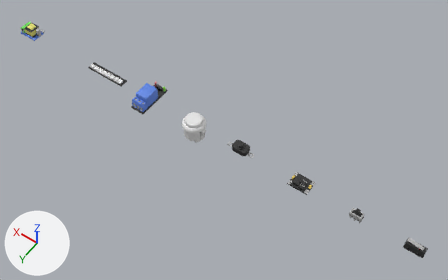
A saved change to the Blender file electronics.blend.
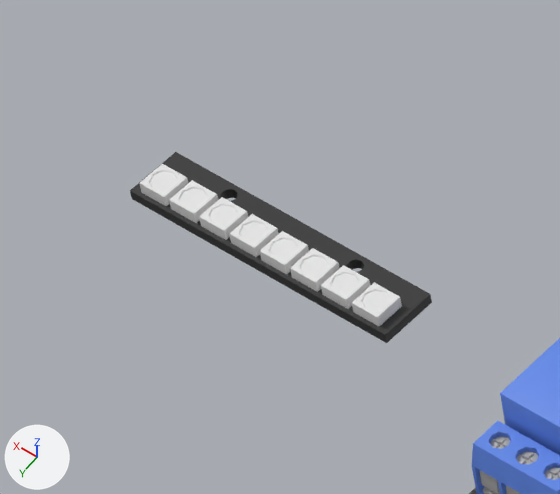
The first picture shows the older version from a 50 mm lens placed at (-5.23, 3.3, 5.19), pointed at (-2.81, -0.09, -0.13). The close-ups show both versions on the part from 16% to 32% of the width and 15% to 38% of the height of that picture; other places that the commit changed are outside them. The lights are fixed; the arrows at lower left show +X, +Y and +Z.

Names of what the first close-up shows: 'neopixel_line8', 'rele2.5kW'.
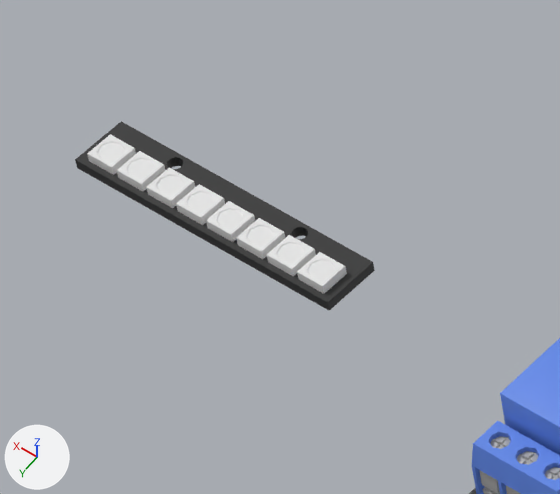
Pixel boxes [x1, y1, x2, y2] of what changed, in the close-ups (560 x 494 px; the box of a moved part takes in the faces that stretch with it):
'neopixel_line8', reshaped, moved
    before: [130, 152, 432, 343]
    after: [75, 121, 375, 311]
part 1 of me_plane_003, moved or reshaped
    before: [352, 282, 402, 326]
    after: [297, 252, 347, 294]
part 2 of me_plane_003, moved or reshaped
    before: [321, 265, 370, 309]
    after: [267, 235, 316, 277]
part 3 of me_plane_003, moved or reshaped
    before: [290, 248, 340, 292]
    after: [236, 218, 285, 259]
part 4 of me_plane_003, moved or reshaped
    before: [260, 231, 309, 274]
    after: [206, 201, 255, 242]
part 5 of me_plane_003, moved or reshaped
    before: [229, 214, 278, 257]
    after: [176, 184, 225, 225]
part 6 of me_plane_003, moved or reshaped
    before: [199, 197, 248, 240]
    after: [146, 167, 195, 208]
part 7 of me_plane_003, moved or reshaped
    before: [169, 180, 218, 223]
    after: [117, 151, 166, 191]
part 8 of me_plane_003, moved or reshaped
    before: [139, 164, 188, 206]
    after: [87, 134, 136, 175]
part 9 of me_plane_003, moved or reshaped
    before: [130, 152, 430, 335]
    after: [75, 121, 372, 302]

Diff of the bpy script that builds the scene:
```diff
--- a/electronics.blend.py
+++ b/electronics.blend.py
@@ me_plane_003 @@
 # used by ob_neopixel_line8; location = (-1.219, 0.0, 0.0)
-me_plane_003.from_pydata(...)  # 408 vertices, 330 faces; spans x -0.252..0.252, y -0.05..0.05, z 0.0..0.038
+me_plane_003.from_pydata(...)  # 408 vertices, 330 faces; spans x -0.252..0.252, y -0.05..0.05, z 0.0..0.034
+# me_plane_003 part 1: the loose piece of 34 vertices spanning x -0.235..-0.185, y -0.007..0.043, z 0.018..0.038 is scaled about its middle by (0.992, 0.992, 0.799), then moved by (-0.002, -0.003, -0.002)
+# me_plane_003 part 2: the loose piece of 34 vertices spanning x -0.175..-0.125, y -0.007..0.043, z 0.018..0.038 is scaled about its middle by (0.992, 0.992, 0.799), then moved by (-0.002, -0.003, -0.002)
+# me_plane_003 part 3: the loose piece of 34 vertices spanning x -0.115..-0.065, y -0.007..0.043, z 0.018..0.038 is scaled about its middle by (0.992, 0.992, 0.799), then moved by (-0.002, -0.003, -0.002)
+# me_plane_003 part 4: the loose piece of 34 vertices spanning x -0.055..-0.005, y -0.007..0.043, z 0.018..0.038 is scaled about its middle by (0.992, 0.992, 0.799), then moved by (-0.002, -0.003, -0.002)
+# me_plane_003 part 5: the loose piece of 34 vertices spanning x 0.005..0.055, y -0.007..0.043, z 0.018..0.038 is scaled about its middle by (0.992, 0.992, 0.799), then moved by (-0.002, -0.003, -0.002)
+# me_plane_003 part 6: the loose piece of 34 vertices spanning x 0.065..0.115, y -0.007..0.043, z 0.018..0.038 is scaled about its middle by (0.992, 0.992, 0.799), then moved by (-0.002, -0.003, -0.002)
+# me_plane_003 part 7: the loose piece of 34 vertices spanning x 0.125..0.175, y -0.007..0.043, z 0.018..0.038 is scaled about its middle by (0.992, 0.992, 0.799), then moved by (-0.002, -0.003, -0.002)
+# me_plane_003 part 8: the loose piece of 34 vertices spanning x 0.185..0.235, y -0.007..0.043, z 0.018..0.038 is scaled about its middle by (0.992, 0.992, 0.799), then moved by (-0.002, -0.003, -0.002)
+# me_plane_003 part 9: 8 vertices moved within x -0.137..0.137, y -0.034, z 0.0..0.018; 114 vertices removed from x -0.137..0.138, y -0.041..-0.016, z 0.0..0.018; 114 vertices added at x -0.137..0.138, y -0.044..-0.019, z 0.0..0.018
 me_plane_003.materials.append(mat_plastic)
@@ ob_neopixel_line8 @@
 ob_neopixel_line8 = bpy.data.objects.new('neopixel_line8', me_plane_003)
-ob_neopixel_line8.location = (-1.219, 0.0, 0.0)
+ob_neopixel_line8.location = (-1.107, 0.0, 0.0)
 _m = ob_neopixel_line8.modifiers.new('EdgeSplit', 'EDGE_SPLIT')
```
